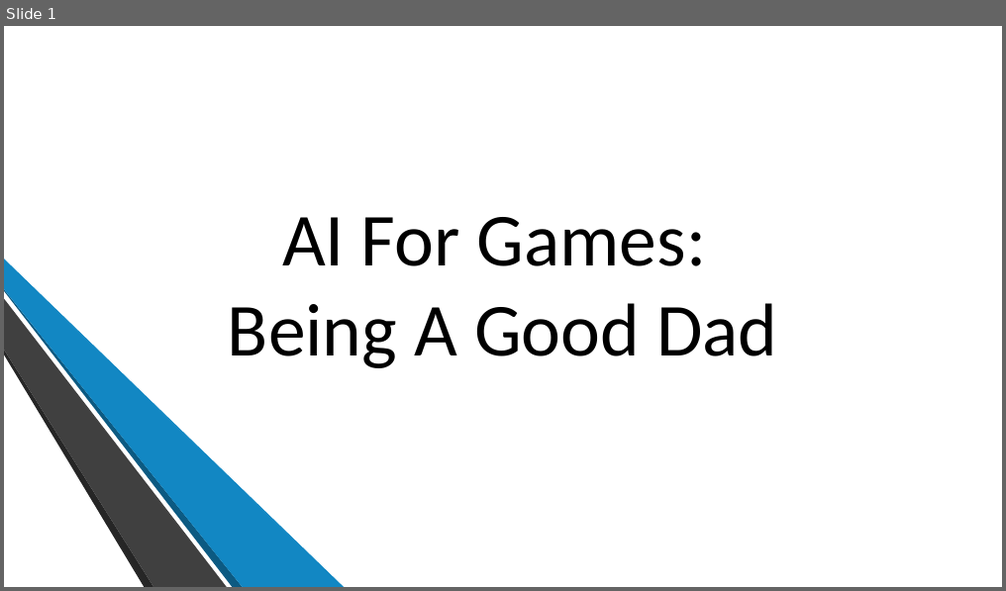
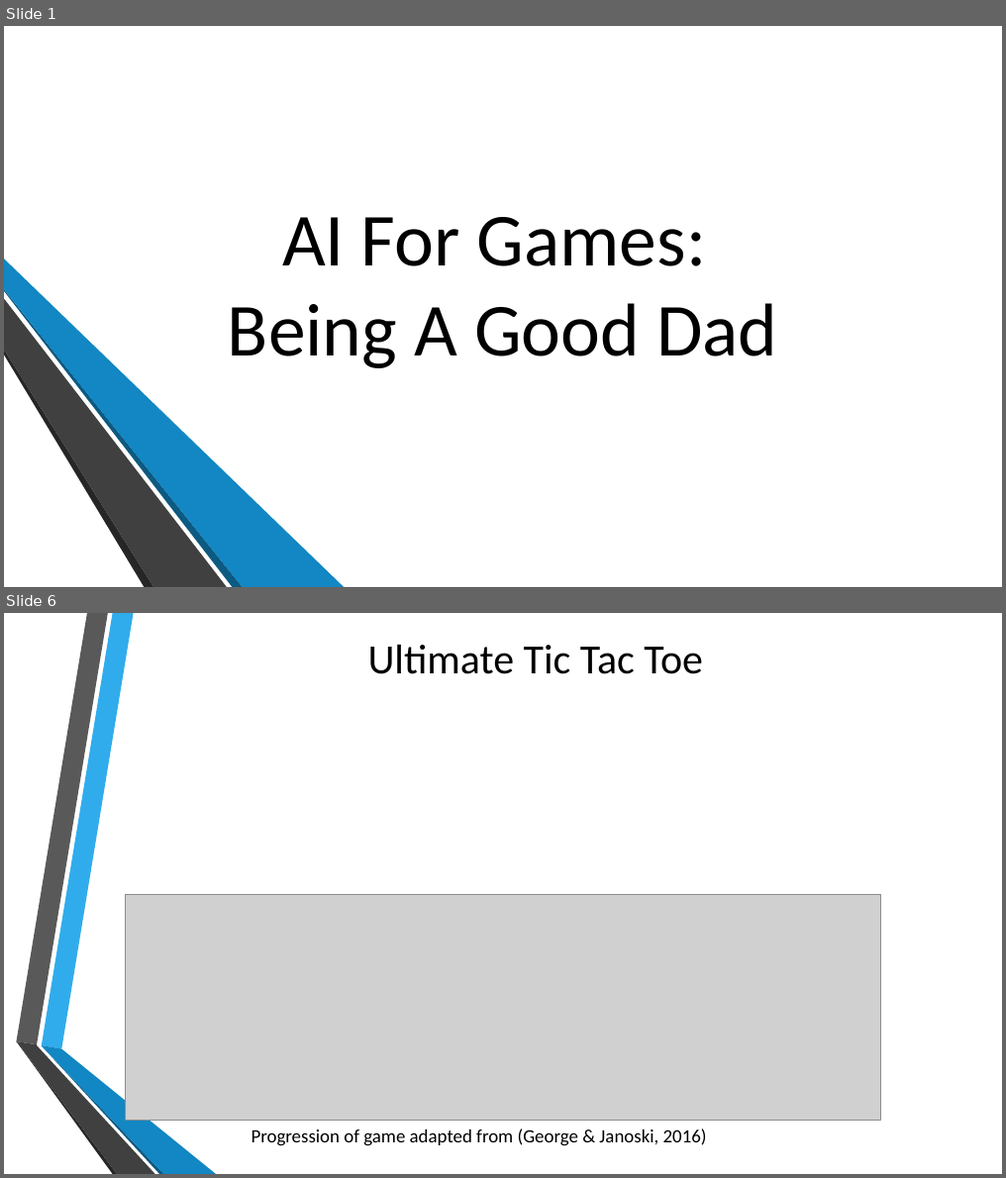
Before and after one commit to mDinardo08/diss, a slide deck: PosterDayPresentation.pptx. Shown one above the other, each under a label of ours: slide 1 before the commit, slides 1 and 6 after it; the slides between them are not shown. The pictures are 1006x591 and 1006x1178 pixels, drawn with LibreOffice and Linux fonts; fonts in the diff are those of the drawing; grey boxes stand for pictures; background and template pictures are left out. Boxes give left, top, right and bottom in pixels: in the first picture for what was removed or moved away, otherwise in the second. Text is boxed around its words. In the diff, an @@ line names an element or a change of style, - is before the commit and + after.

```diff
--- a/PosterDayPresentation.pptx
+++ b/PosterDayPresentation.pptx
@@ slide 6 added at (4, 613, 1002, 1174), background picture (left out) @@
@@ title added at (368, 645, 703, 674), 40 pt, text #000000 @@
+Ultimate Tic Tac Toe
@@ picture added at (126, 895, 880, 1121) @@
@@ group added at (16, 613, 216, 1174): 6 freeform shapes @@
@@ text added at (252, 1129, 707, 1147), 18 pt, text #000000 @@
+Progression of game adapted from (George & Janoski, 2016)
```
Also in this commit, not shown: 2 slides changed, 5 other slides added, 4 slides removed, 4 other files.
